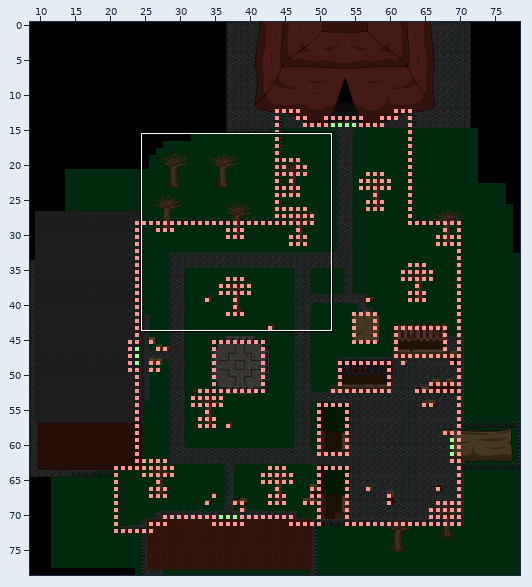
One commit to this Tiled map: Output/Assets/Maps/map1.tmx. The first picture is a wide view before the edit; the outline marks the close-up.
Close-up. Old version:
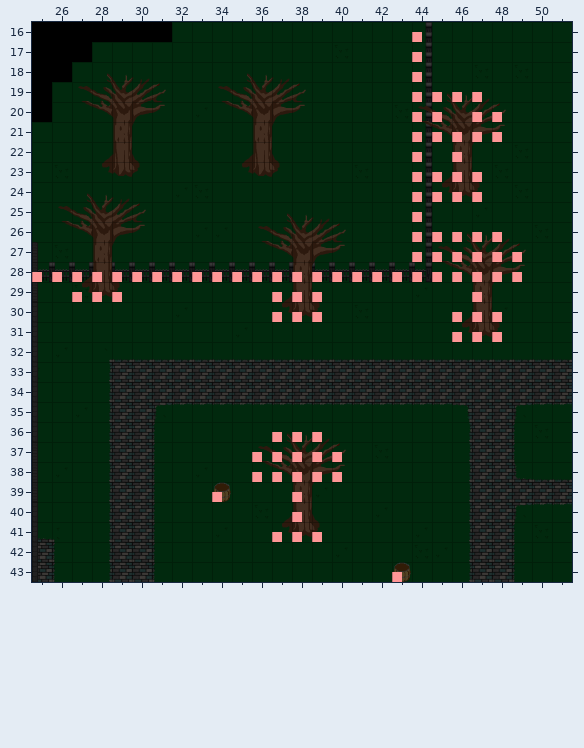
Cells are 64x64 px. Shown: x 25..51, y 16..43. The commit also changed other parts of the map, which this record leaves out.
The result:
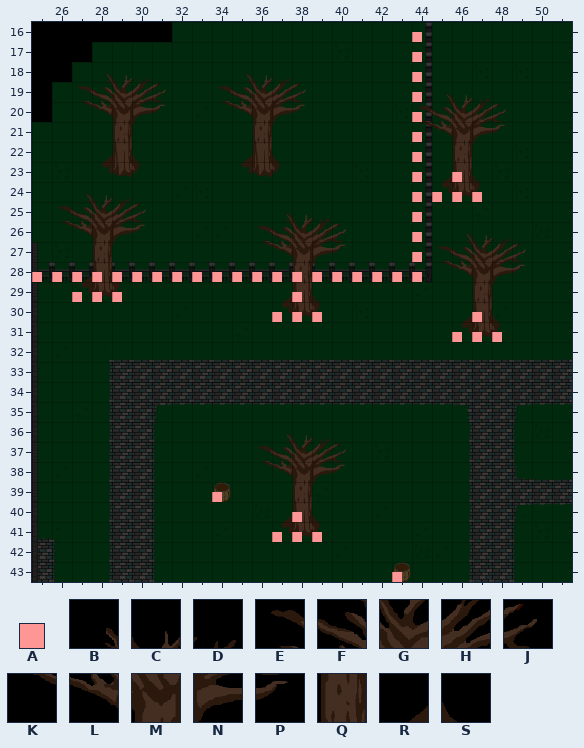
Key: from "MapMetaData": A 0; from "tree": B 1, C 2, D 3, E 5, F 6, G 7, H 8, J 9, K 10, L 11, M 12, N 13, P 14, Q 17, R 21, S 23.
_ is an empty cell, . an unchanged one.
Tiles of an added or newly shown layer are drawn over the layers below it.
Changes in this commit:
--- layer "Casas"
@@ x 45..48 @@
-19 BCD.
-20 F.HJ
-21 LMNP
-22 .Q..
-23 R.S.
+19 ___.
+20 _.__
+21 ____
+22 ._..
+23 _._.
@@ x 37..49 @@
-26 .........BCD.
-27 ........EFGHJ
-28 ........KLMNP
-29 R.S.......Q..
-30 .........R.S.
+26 .........___.
+27 ........_____
+28 ........_____
+29 _._......._..
+30 ........._._.
@@ x 36..40 @@
-36 .BCD.
-37 EFGHJ
-38 KLMNP
-39 ..Q..
+36 .___.
+37 _____
+38 _____
+39 .._..
--- layer "Trees" (added)
@@ x 45..48 @@
-19 ___.
-20 _.__
-21 ____
-22 ._..
-23 _._.
+19 BCD.
+20 F.HJ
+21 LMNP
+22 .Q..
+23 R.S.
@@ x 37..49 @@
-26 .........___.
-27 ........_____
-28 ........_____
-29 _._......._..
-30 ........._._.
+26 .........BCD.
+27 ........EFGHJ
+28 ........KLMNP
+29 R.S.......Q..
+30 .........R.S.
@@ x 36..40 @@
-36 .___.
-37 _____
-38 _____
-39 .._..
+36 .BCD.
+37 EFGHJ
+38 KLMNP
+39 ..Q..
--- layer "Collider"
@@ x 45..48 @@
-19 AAA.
-20 A.AA
-21 AAAA
-22 .A..
-23 A.A.
+19 ___.
+20 _.__
+21 ____
+22 ._..
+23 _._.
@@ x 37..49 @@
-26 ........AAAA.
-27 ........AAAAA
-28 ........AAAAA
-29 A.A.......A..
-30 .........A.A.
+26 ........____.
+27 ........_____
+28 ........_____
+29 _._......._..
+30 ........._._.
@@ x 36..40 @@
-36 .AAA.
-37 AAAAA
-38 AAAAA
-39 ..A..
+36 .___.
+37 _____
+38 _____
+39 .._..
Boxes around the changes in both close-ups, in picture pixels (x1, y1, x2, y2):
changed: (432, 92, 502, 182)
changed: (432, 232, 522, 322)
changed: (272, 292, 282, 302)
changed: (312, 292, 322, 302)
changed: (252, 432, 342, 502)
